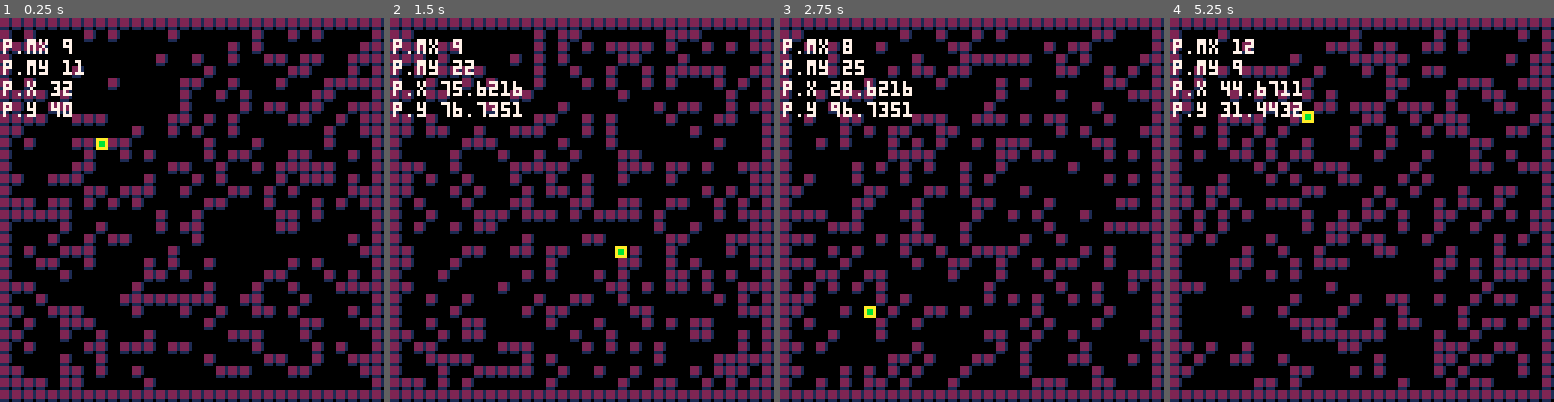
Above: before the commit, frames 1-4 (left to right).
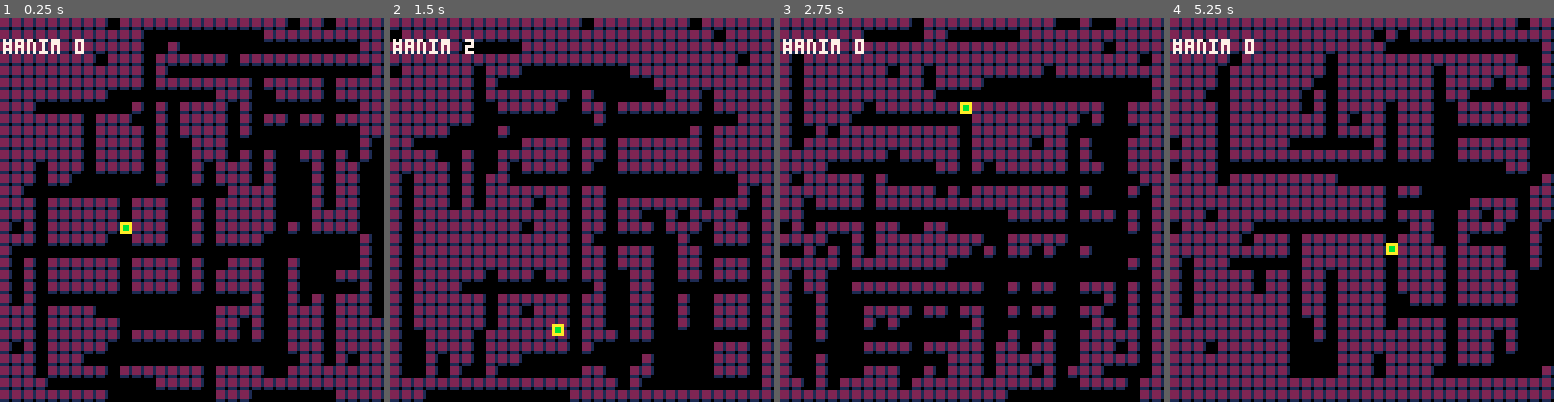
Above: after the commit, the same moments.

Repository: tmelot2/pico-8
Game: PICO-8 cartridge maze1.p8
The game is run twice, just before and just after one commit, with the same random seed, the same clock (stepped at 60 frames per second) and the same inputs.
Inputs:
- Up to frame 1 (0.25 s): no input
- Up to frame 2 (1.5 s): tap O (Z key) at 0.33, 0.7, 1.43 s; tap X (X key) at 1.07 s
- Up to frame 3 (2.75 s): hold Left 1.97-2.37 s; tap X (X key) at 2.07, 2.4, 2.73 s; tap O (Z key) at 2.22 s; hold Down from 2.42 s (still down)
- Up to frame 4 (5.25 s): release Down at 2.82 s; hold Right 2.87-3.53 s; tap X (X key) every 0.33 s from 3.07 to 5.07 s; tap O (Z key) at 3.1, 3.98, 4.87 s; hold Up 3.58-4.08 s; hold Right 4.13-4.53 s; hold Down 4.58-5.08 s; hold Left from 5.13 s (still down)

The runs differ from the first frame. In frame 1, 45% of the frame differs, in the area x 0-100%, y 0-100%; in frame 2, 46%; in frame 3, 45%; in frame 4, 51%, in the area x 0-100%, y 0-97%.

Commit message:
Animation ids & early end, map carving

Diff:
--- a/anim5.p8
+++ b/anim5.p8
@@ -3,7 +3,7 @@
 __lua__
 
 -- main
-
+function _init()
 	t=0
 	started = false
 end
--- a/maze1.p8
+++ b/maze1.p8
@@ -19,6 +19,9 @@
 	t=0
 	maze=initmaze()
 	p=initplayer()
+
+	-- set key delay
+	poke(0x5f5c, 10)
 end
 
 function _update60()
@@ -26,6 +29,7 @@
 	input()
 	animate()
 	updateplayer()
+	adddebug('#anim '..#anim)
 end
 
 function _draw()
@@ -41,12 +45,11 @@
 	end
 
 	-- player
-	-- sspr(8,8, 4,4, TILE_SIZE*(p.mx-1),TILE_SIZE*(p.my-1))
 	sspr(8,8, 4,4, p.x,p.y)
-	adddebug('p.mx '..p.mx)
-	adddebug('p.my '..p.my)
-	adddebug('p.x '..p.x)
-	adddebug('p.y '..p.y)
+	-- adddebug('p.mx '..p.mx)
+	-- adddebug('p.my '..p.my)
+	-- adddebug('p.x '..p.x)
+	-- adddebug('p.y '..p.y)
 
 	drawdebug()
 end
@@ -63,12 +66,50 @@
 				wall=true
 			-- middle
 			else
-				wall=false
-				if frnd(100)<30 then wall=true end
+				wall=true
+				-- if frnd(100)<10 then wall=true end
 			end
 			m[x][y] = wall
 		end
 	end
+
+	-- carve hallways
+	for carves=1,frnd(15)+20 do
+		-- horizontal
+		x=frnd(MAZE_SIZE-1)+2
+		y=frnd(MAZE_SIZE-1)+2
+		l=frnd(15)+5
+		if x+l > MAZE_SIZE-1 then l=MAZE_SIZE-x-2 end
+		if x<1 then x=1 end
+		for i=1,l do
+			m[x+i][y]=false
+		end
+
+		-- vertical
+		x=frnd(MAZE_SIZE-1)+2
+		y=frnd(MAZE_SIZE-1)+2
+		l=frnd(15)+5
+		if y+l > MAZE_SIZE-1 then l=MAZE_SIZE-y-2 end
+		if y<1 then y=1 end
+		for i=1,l do
+			m[x][y+i]=false
+		end
+	end
+
+	-- carve random tiles
+	for tiles=1,frnd(60)+15 do
+		x=frnd(MAZE_SIZE-1)+1
+		y=frnd(MAZE_SIZE-1)+1
+		wall=m[x][y]
+		while wall==false do
+			printh('WALL ALREADY MISSING, RE RANDOMIZING', 'log')
+			x=frnd(MAZE_SIZE-1)+1
+			y=frnd(MAZE_SIZE-1)+1
+			wall=m[x][y]
+		end
+		m[x][y]=false
+	end
+
 	return m
 end
 
@@ -87,47 +128,75 @@
 end
 
 function moveplayer(mazex, mazey)
-	dur=7
+	dur=8
 	if getmazewall(mazex,mazey) == false then
 		sx=p.x
 		sy=p.y
 
-		-- delete existing animation
-		for a in all(anim) do
-			if a.obj == p then
-				del(anim,a)
-			end
-		end
-
 		p.mx=mazex
 		p.my=mazey
+
+		ax=newAnimation(
+			'player.x',
+			p, 'x',
+			sx, TILE_SIZE*(p.mx-1),
+			0, dur,
+			easequarticout
+		)
+		ay=newAnimation(
+			'player.y',
+			p, 'y',
+			sy, TILE_SIZE*(p.my-1),
+			0, dur,
+			easequarticout
+		)
+		add(anim,ax)
+		add(anim,ay)
+	end
+end
+
+
+-- animation
+-- id, object, prop, start val, end val, time, duration, easing func
+function newAnimation(id,o,prop,s,e,t,d,f)
+	-- if anim exists, start from current place, reset timer
+	a=getAnimation(id)
+	if a ~= nil then
+		a.s=o[prop]
+		a.e=e
+		a.t=0
+		a.d=d
+		a.f=f
+	else
 		a={
-			obj=p, prop='x',
-			s=sx, e=TILE_SIZE*(p.mx-1),
-			t=0, d=dur
+			id=id,
+			obj=o, prop=prop,
+			s=s, e=e,
+			t=0, d=dur,
+			f=f
 		}
 		add(anim,a)
-		a={
-			obj=p, prop='y',
-			s=sy, e=TILE_SIZE*(p.my-1),
-			t=0, d=dur
-		}
-		add(anim,a)
-	end
-end
-
-
--- animation
+	end
+end
+
+function getAnimation(id)
+	for i,a in ipairs(anim) do
+		if a.id == id then
+			return anim[i]
+		end
+	end
+	return nil
+end
+
+
 function animate()
 	for a in all(anim) do
 		if a.t>=a.d then
 			del(anim,a)
 		end
 		percent = a.t/a.d
-		-- val = a.s + percent*(a.e-a.s)
-		val = ease(percent, a.s, round(a.e-a.s), easecubicout)
+		val = ease(percent, a.s, round(a.e-a.s), a.f)
 		a.obj[a.prop] = val
-
 		a.t+=1
 	end
 end
@@ -148,13 +217,13 @@
 		moveplayer(p.mx, p.my+1)
 	end
 
-	if btn(4) then
+	if btnp(4) then
 		nx = frnd(20+10)+1
 		ny = frnd(20+10)+1
 		moveplayer(nx,ny)
 	end
 
-	if btnp(5) then maze=initmaze() end
+	if btn(5) then maze=initmaze() end
 
 	c = maze[p.mx][p.my]
 end
@@ -212,14 +281,14 @@
 end
 
 __gfx__
-00000000222122221221122118810000000000000000000000000000000000000000000000000000000000000000000000000000000000000000000000000000
-00000000222122222882299282280000000000000000000000000000000000000000000000000000000000000000000000000000000000000000000000000000
-00700700222122222882299282280000000000000000000000000000000000000000000000000000000000000000000000000000000000000000000000000000
-00077000111011111221122118810000000000000000000000000000000000000000000000000000000000000000000000000000000000000000000000000000
-00077000212222221441133100000000000000000000000000000000000000000000000000000000000000000000000000000000000000000000000000000000
-00700700212222224aa43bb300000000000000000000000000000000000000000000000000000000000000000000000000000000000000000000000000000000
-00000000212222224aa43bb300000000000000000000000000000000000000000000000000000000000000000000000000000000000000000000000000000000
-00000000111111111441133100000000000000000000000000000000000000000000000000000000000000000000000000000000000000000000000000000000
+00000000222122221221122118810000111112210000000000000000000000000000000000000000000000000000000000000000000000000000000000000000
+00000000222122222882299282280000122112210000000000000000000000000000000000000000000000000000000000000000000000000000000000000000
+00700700222122222882299282280000122112210000000000000000000000000000000000000000000000000000000000000000000000000000000000000000
+00077000111011111221122118810000122111110000000000000000000000000000000000000000000000000000000000000000000000000000000000000000
+00077000212222221441133100000000111111110000000000000000000000000000000000000000000000000000000000000000000000000000000000000000
+00700700212222224aa43bb300000000122212210000000000000000000000000000000000000000000000000000000000000000000000000000000000000000
+00000000212222224aa43bb300000000122212210000000000000000000000000000000000000000000000000000000000000000000000000000000000000000
+00000000111111111441133100000000111112210000000000000000000000000000000000000000000000000000000000000000000000000000000000000000
 00000000aaaa00000000000000000000000000000000000000000000000000000000000000000000000000000000000000000000000000000000000000000000
 00000000abba00000000000000000000000000000000000000000000000000000000000000000000000000000000000000000000000000000000000000000000
 00000000abba00000000000000000000000000000000000000000000000000000000000000000000000000000000000000000000000000000000000000000000
